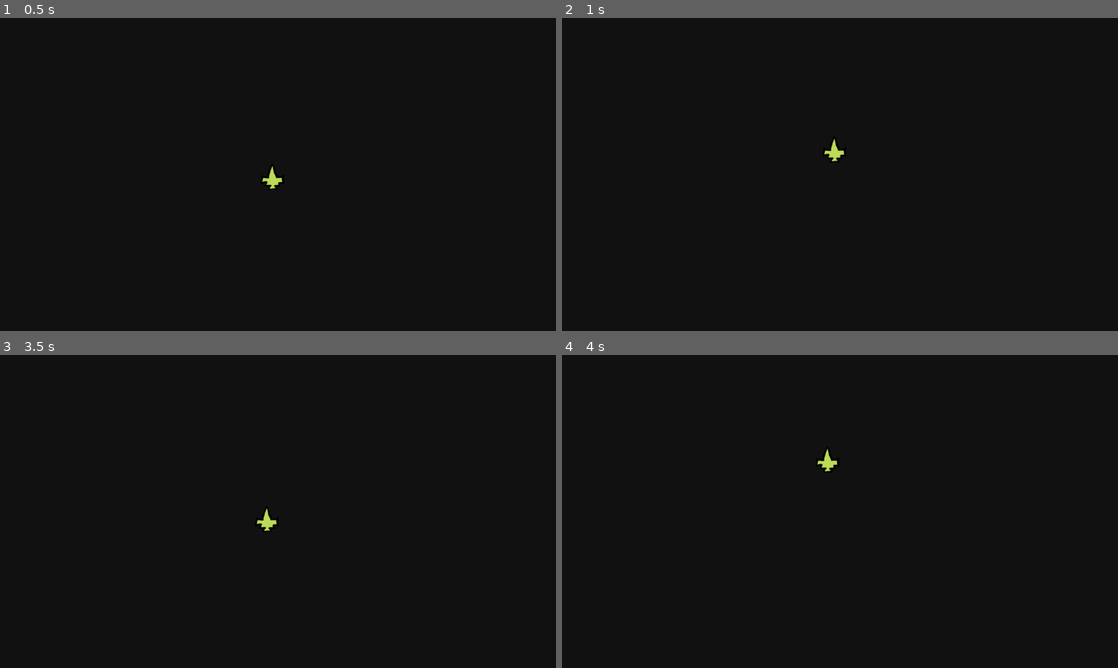
Above: before the commit, frames 1-4 (two rows, left to right).
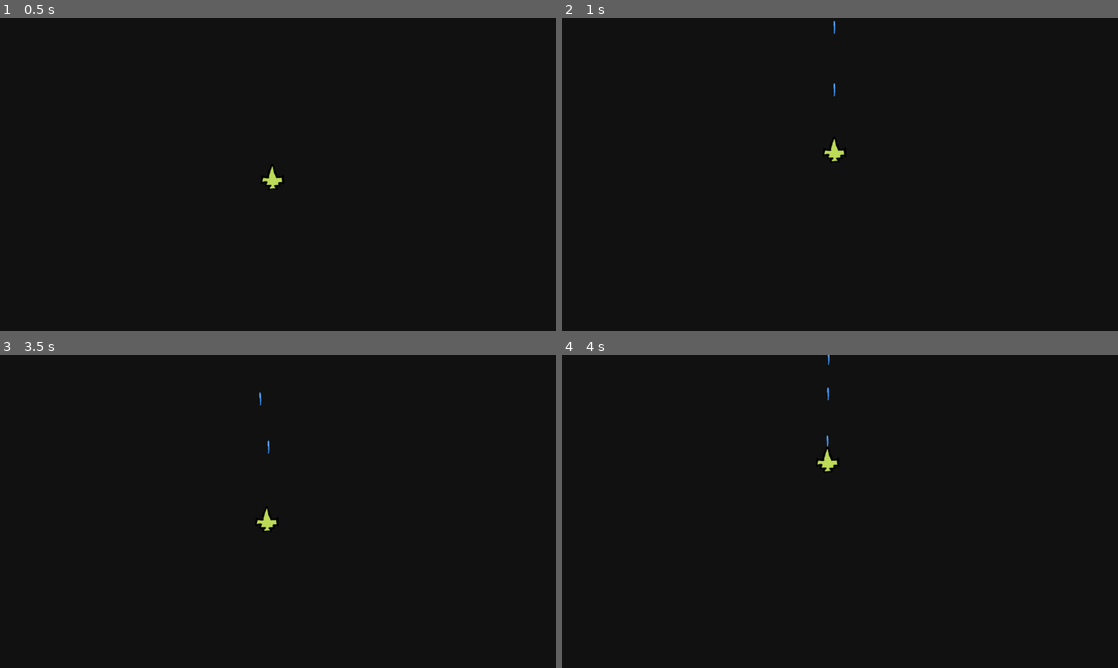
Above: after the commit, the same moments.

Repository: jeanmarc/godot-asteroids
Game: Godot game, scene res://scenes/galaxy.tscn
Same seed, same stepped clock (60 frames per second), same inputs: the game is played once before the commit and once after it.
Inputs:
- Up to frame 1 (0.5 s): no input
- Up to frame 2 (1 s): tap Enter at 0.5 s; hold W (forward) from 0.53 s (still down); hold Space (fire) from 0.53 s (still down)
- Up to frame 3 (3.5 s): release W (forward) at 1.28 s; release Space (fire) at 1.28 s; hold S (back) 1.28-2.03 s; tap Space (fire) at 1.35, 3.05 s; hold Space (fire) 2.03-2.78 s; hold W (forward) from 2.03 s (still down); tap A (rotate_ccw) at 2.1 s; tap D (rotate_cw) at 2.85 s
- Up to frame 4 (4 s): release W (forward) at 3.53 s; hold S (back) from 3.53 s (still down); hold Space (fire) from 3.53 s (still down)

Frame 1 is identical in both runs. In frame 2, less than 0.1% of the frame differs, in the area x 48-50%, y 0-26%; in frame 3, less than 0.1%; in frame 4, less than 0.1%, in the area x 47-49%, y 0-30%.

Commit message:
Laser shooting

Diff:
--- a/Game/project.godot
+++ b/Game/project.godot
@@ -53,6 +53,13 @@
 ]
 }
 
+[layer_names]
+
+2d_physics/layer_1="world"
+2d_physics/layer_2="player"
+2d_physics/layer_3="asteroids"
+2d_physics/layer_4="lasers"
+
 [rendering]
 
 environment/defaults/default_clear_color=Color(0.0687982, 0.0687983, 0.0687982, 1)
--- a/Game/scenes/galaxy.tscn
+++ b/Game/scenes/galaxy.tscn
@@ -1,8 +1,14 @@
-[gd_scene load_steps=2 format=3 uid="uid://cym4j833qkj1c"]
+[gd_scene load_steps=3 format=3 uid="uid://cym4j833qkj1c"]
 
 [ext_resource type="PackedScene" uid="uid://bmgjkjih0noug" path="res://scenes/player.tscn" id="1_amfso"]
+[ext_resource type="Script" path="res://scripts/galaxy.gd" id="1_toxde"]
 
 [node name="Galaxy" type="Node2D"]
+script = ExtResource("1_toxde")
 
 [node name="Player" parent="." instance=ExtResource("1_amfso")]
 position = Vector2(628, 364)
+
+[node name="Lasers" type="Node" parent="."]
+
+[connection signal="laser_shot" from="Player" to="." method="_on_player_laser_shot"]
--- /dev/null
+++ b/Game/scenes/laser.tscn
@@ -0,0 +1,27 @@
+[gd_scene load_steps=4 format=3 uid="uid://dkd2rxcyptjl2"]
+
+[ext_resource type="Texture2D" uid="uid://cenpcesno0xr6" path="res://assets/Laser.png" id="1_sk340"]
+[ext_resource type="Script" path="res://scripts/laser.gd" id="1_sum8j"]
+
+[sub_resource type="CapsuleShape2D" id="CapsuleShape2D_hmjjr"]
+radius = 3.0
+
+[node name="Laser" type="Area2D"]
+collision_layer = 8
+collision_mask = 5
+script = ExtResource("1_sum8j")
+
+[node name="Sprite2D" type="Sprite2D" parent="."]
+position = Vector2(1, -14)
+scale = Vector2(0.3, 0.3)
+texture = ExtResource("1_sk340")
+
+[node name="CollisionShape2D" type="CollisionShape2D" parent="."]
+position = Vector2(0, -15)
+shape = SubResource("CapsuleShape2D_hmjjr")
+
+[node name="VisibleOnScreenNotifier2D" type="VisibleOnScreenNotifier2D" parent="."]
+position = Vector2(-2.38419e-07, -1.5)
+scale = Vector2(0.4, 2.95)
+
+[connection signal="screen_exited" from="VisibleOnScreenNotifier2D" to="." method="_on_visible_on_screen_notifier_2d_screen_exited"]
--- a/Game/scenes/player.tscn
+++ b/Game/scenes/player.tscn
@@ -7,6 +7,8 @@
 radius = 26.0192
 
 [node name="Player" type="CharacterBody2D"]
+collision_layer = 2
+collision_mask = 13
 script = ExtResource("1_uuwyq")
 
 [node name="Sprite2D" type="Sprite2D" parent="."]
@@ -16,3 +18,10 @@
 [node name="CollisionShape2D" type="CollisionShape2D" parent="."]
 position = Vector2(-1, 5)
 shape = SubResource("CircleShape2D_hixxg")
+
+[node name="Muzzle" type="Node2D" parent="."]
+position = Vector2(-1, -24)
+
+[node name="MuzzleCooldown" type="Timer" parent="."]
+
+[connection signal="timeout" from="MuzzleCooldown" to="." method="_on_muzzle_cooldown_timeout"]
--- /dev/null
+++ b/Game/scripts/galaxy.gd
@@ -0,0 +1,7 @@
+extends Node2D
+
+@onready var lasers = $Lasers
+
+
+func _on_player_laser_shot(laser):
+	lasers.add_child(laser)
--- /dev/null
+++ b/Game/scripts/laser.gd
@@ -0,0 +1,11 @@
+extends Area2D
+
+var movement_vector := Vector2(0, -1)
+@export var speed := 700
+
+func _physics_process(delta):
+	global_position += movement_vector.rotated(rotation) * speed * delta
+
+
+func _on_visible_on_screen_notifier_2d_screen_exited():
+	queue_free()
--- a/Game/scripts/player.gd
+++ b/Game/scripts/player.gd
@@ -1,13 +1,32 @@
 extends CharacterBody2D
+
+signal laser_shot(laser)
 
 @export var acceleration := 10.0
 @export var max_speed := 400.0
 @export var angular_acceleration := 10.0
 @export var max_rotation := 10.0
+
+@onready var muzzle = $Muzzle
+
+var laser_scene = preload("res://scenes/laser.tscn")
+
 var angular_speed: float
+var shoot_cooldown = false
+
+@export var fire_rate := 0.2
 
 func _ready():
 	angular_speed = 0.0
+
+func _process(delta):
+	if Input.is_action_pressed("fire"):
+		if !shoot_cooldown:
+			shoot_laser()
+			shoot_cooldown = true
+			$MuzzleCooldown.wait_time = fire_rate
+			$MuzzleCooldown.start()
+
 
 func _physics_process(delta):
 	var input_vector := Vector2(0, Input.get_axis("forward", "back"))
@@ -30,8 +49,6 @@
 
 	move_and_slide()
 
-	print(angular_speed)
-
 	var screen_size = get_viewport_rect().size
 
 	if global_position.y < 0:
@@ -43,3 +60,13 @@
 		global_position.x = screen_size.x
 	elif global_position.x > screen_size.x:
 		global_position.x = 0
+
+func shoot_laser():
+	var l = laser_scene.instantiate()
+	l.global_position = muzzle.global_position
+	l.rotation = rotation
+	emit_signal("laser_shot", l)
+
+
+func _on_muzzle_cooldown_timeout():
+	shoot_cooldown = false
Binary file added: Game/assets/Laser.png
Not shown, added: Game/assets/Laser.png.import
